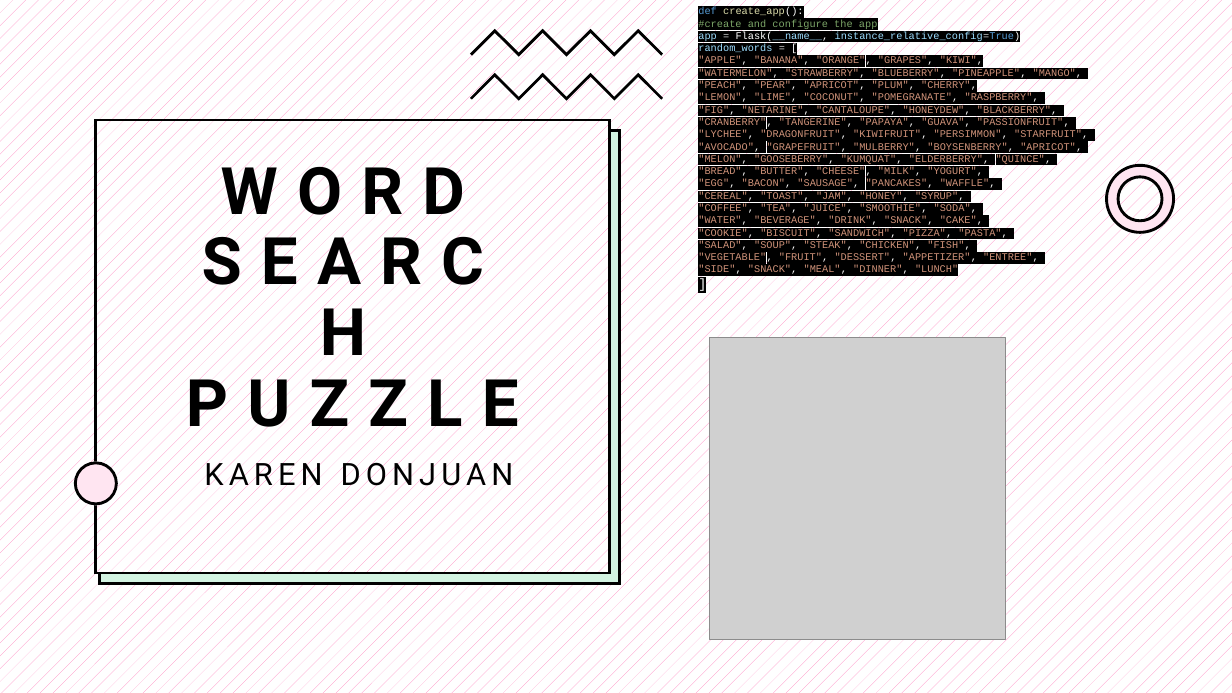
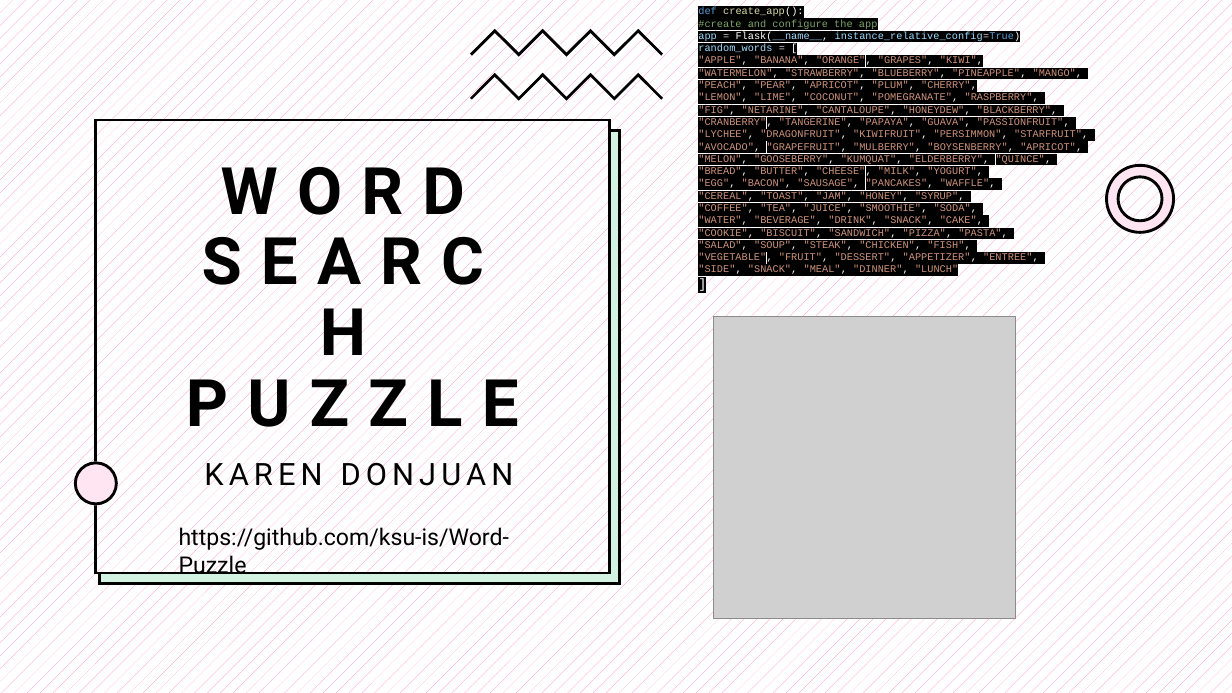
Before and after one commit to ksu-is/Word-Puzzle, a slide deck: slide 1 of wordsearch.pptx. Drawn at 1232x693 pixels with LibreOffice and Linux fonts; fonts in the diff are those of the drawing; grey boxes stand for pictures. Boxes give left, top, right and bottom in pixels: in the first picture for what was removed or moved away, otherwise in the second. Text is boxed around its words. In the diff, an @@ line names an element or a change of style, - is before the commit and + after.

```diff
--- a/wordsearch.pptx
+++ b/wordsearch.pptx
@@ picture: place and size @@
-picture at bbox=[710, 337, 1006, 640]
+picture at bbox=[714, 316, 1016, 618]
@@ text added at bbox=[179, 524, 509, 574], 18 pt, text #000000 @@
+https://github.com/ksu-is/Word-Puzzle
```
Also in this commit, not shown: 3 other files.
